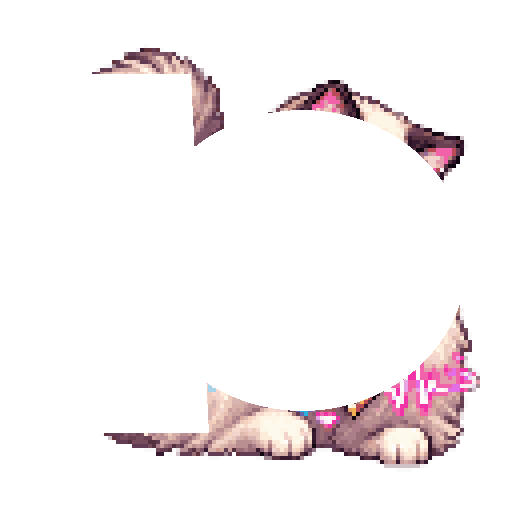
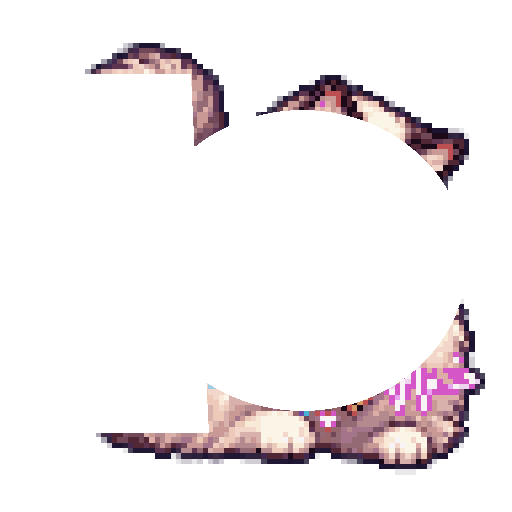
The second 512x512 image is a revision of the first. Changes to its layers:
painted on "head" over [193, 110, 461, 411]
painted on "tail" over [191, 74, 209, 424]
